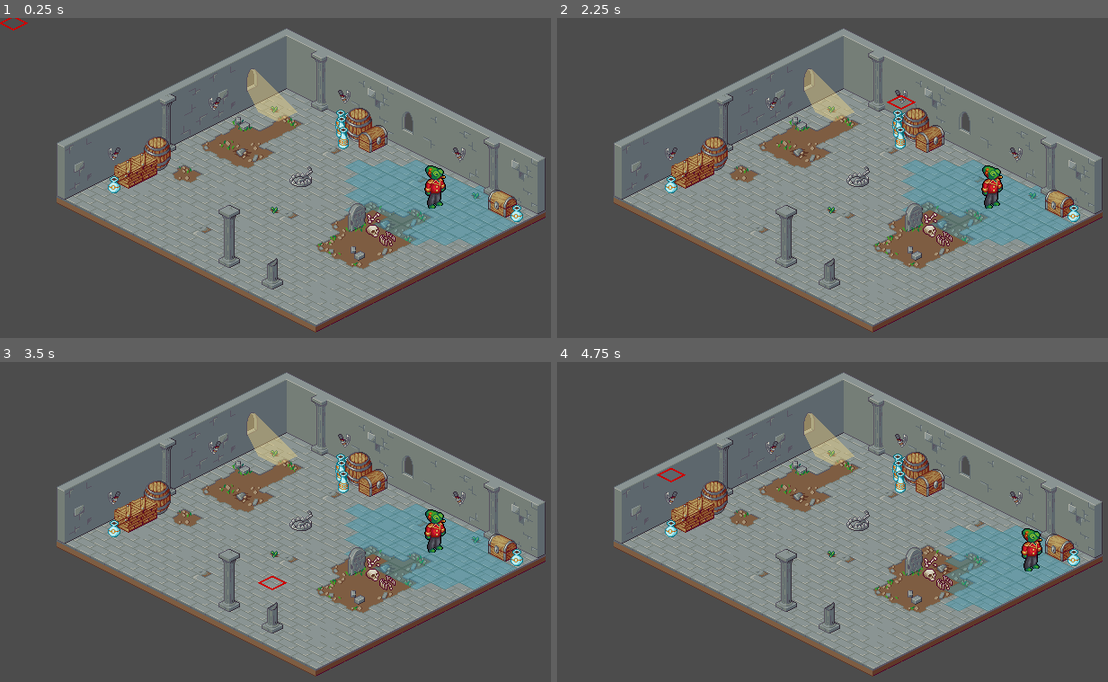
Above: before the commit, frames 1-4 (two rows, left to right).
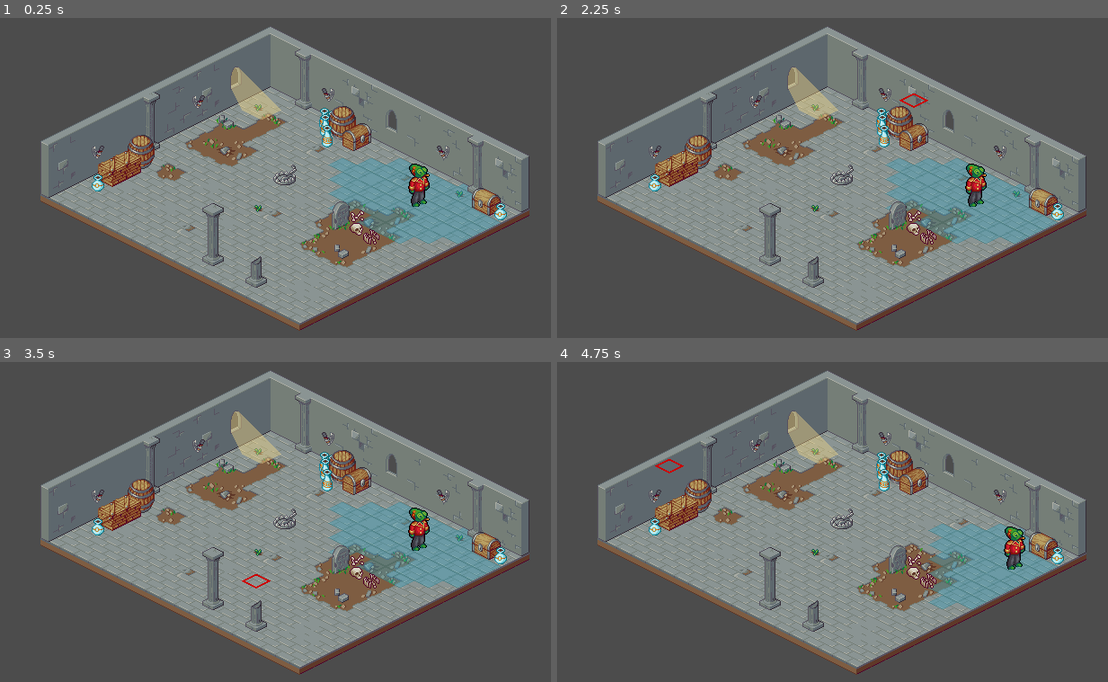
Above: after the commit, the same moments.

Repository: realkotob/T-RPG
Game: Godot game, scene res://Scenes/Demo.tscn
Two runs of this game, one before a commit and one after it. Both use one fixed random seed, a clock stepped at 60 frames per second and the inputs below.
Inputs (mouse positions are in pixels of both pictures, inside the frame that each line leads up to):
- Up to frame 1 (0.25 s): no input
- Up to frame 2 (2.25 s): tap Enter at 0.5, 2 s; move the mouse to (970, 165) at 0.52 s; click (970, 165) at 0.67 s; tap Space at 1.25 s; move the mouse to (727, 197) at 1.27 s; click (727, 197) at 1.42 s; move the mouse to (904, 107) at 2.02 s; click (904, 107) at 2.17 s
- Up to frame 3 (3.5 s): tap Space at 2.75 s; move the mouse to (258, 589) at 2.77 s; click (258, 589) at 2.92 s
- Up to frame 4 (4.75 s): tap Enter at 3.5 s; move the mouse to (1019, 573) at 3.52 s; click (1019, 573) at 3.67 s; tap Space at 4.25 s; move the mouse to (672, 474) at 4.27 s; click (672, 474) at 4.42 s

The runs differ from the first frame. In frame 1, 29% of the frame differs, in the area x 0-100%, y 0-99%; in frame 2, 29%; in frame 3, 29%; in frame 4, 29%, in the area x 7-100%, y 2-99%.

Commit message:
Correction du snap du curseur

Diff:
--- a/Classes/IsoTileMap.gd
+++ b/Classes/IsoTileMap.gd
@@ -8,3 +8,23 @@
 # Return the point index
 func calculate_point_index(point):
 	return point.x + map_size.x * point.y
+
+## World to map in a iso context, with the origin on the center
+#func world_to_map_iso(pos : Vector2) -> Vector2:
+#	var given_pos = pos
+#	given_pos = iso_offset(given_pos)
+#	given_pos = world_to_map(given_pos)
+#	return given_pos
+#
+## Map to world in a iso context, with the origin on the center
+#func map_to_world_iso(pos : Vector2) -> Vector2:
+#	var given_pos = pos
+#	given_pos = map_to_world(given_pos)
+#	given_pos = iso_offset(given_pos)
+#	return given_pos
+#
+#func iso_offset(pos : Vector2) -> Vector2:
+#	var given_pos = pos
+#	given_pos.x += cell_size.x/2
+#	given_pos.y -= cell_size.y/2
+#	return given_pos
--- a/Scenes/Cursor/Cursor.gd
+++ b/Scenes/Cursor/Cursor.gd
@@ -1,40 +1,52 @@
 extends Position2D
 
 var mouse_pos := Vector2()
+var cursor_cell := Vector2()
 var cursor_pos := Vector2()
 onready var grid := Vector2(32, 16)
+onready var map_node := get_parent().get_node("Map")
 
 signal cursor_change_position
 
 func snap_to_iso_grid(mouse_position, iso_grid):
 
 	var iso_pos = Vector2()
+	# Mouse world position
 	var mouse_x = int(mouse_position.x)
 	var mouse_y = int(mouse_position.y)
+	# Size of a isometric cell
 	var grid_x = int(iso_grid.x)
 	var grid_y = int(iso_grid.y)
 
+
 	# Snap to the cartesian grid for the x value (with a 0.5 grid_x offset to matche the iso), and half the grid for the y
-
 	iso_pos.x = ((mouse_x / grid_x) * grid_x ) + grid_x * 0.5 * int(sign(mouse_x))
 	iso_pos.y = ((mouse_y / (grid_y/2)) * (grid_y/2))
 
 	# If the mouse is between two cartesian rows in the y axis
 	# Put the cursor on the closest cell in the x axis
-	if int(abs(mouse_y / (grid_y/2))) % 2 == 1:
-		if abs((mouse_x % grid_x)) >= abs((grid_x/2)):
+	if int(abs(int(mouse_y) / grid_y/2)) % 2 == 1:
+		if iso_pos.x == 0:
+			iso_pos.x += grid_x / 2
+		elif abs((mouse_x % grid_x)) >= abs((grid_x/2)):
 			iso_pos.x += grid_x / 2 * int(sign(mouse_x))
 		else:
 			iso_pos.x -= grid_x / 2 * int(sign(mouse_x))
+
 
 	return iso_pos
 
 func _physics_process(_delta):
 	# Get the mouse position
 	mouse_pos = get_global_mouse_position()
+	mouse_pos.y += 8
 
 	# Snap to the grid
-	cursor_pos = snap_to_iso_grid(mouse_pos, grid)
+	#cursor_pos = snap_to_iso_grid(mouse_pos, grid)
+	cursor_cell = map_node.world_to_map(mouse_pos)
+	cursor_pos = map_node.map_to_world(cursor_cell)
+	cursor_pos.y -= 8
+
 	if position != cursor_pos:
 		emit_signal("cursor_change_position", cursor_pos)
 
--- a/Scenes/Demo.tscn
+++ b/Scenes/Demo.tscn
@@ -213,6 +213,7 @@
 [node name="Cursor" parent="." instance=ExtResource( 6 )]
 
 [node name="YSort" type="YSort" parent="."]
+editor/display_folded = true
 
 [node name="Obstacles" type="TileMap" parent="YSort"]
 mode = 1
@@ -228,6 +229,6 @@
 [node name="CombatLoop" type="Node" parent="."]
 
 [node name="Camera2D" type="Camera2D" parent="."]
-position = Vector2( 0.568787, 110.348 )
+position = Vector2( 19.1445, 112.338 )
 current = true
 [connection signal="cursor_change_position" from="Cursor" to="YSort/Character/States/Idle" method="set_potential_path"]
--- a/Scenes/WalkableCells.gd
+++ b/Scenes/WalkableCells.gd
@@ -17,7 +17,7 @@
 	clear()
 
 	# For each actor's movement point, get the
-	for i in range(1, actor_movements +1):
+	for i in range(1, actor_movements + 1):
 
 		if i == 1:
 			relatives = find_relatives_point(actor_point)
--- a/project.godot
+++ b/project.godot
@@ -52,8 +52,6 @@
 
 window/size/width=640
 window/size/height=360
-window/size/borderless=true
-window/size/fullscreen=true
 window/vsync/use_vsync=false
 window/energy_saving/keep_screen_on=false
 window/stretch/mode="2d"
